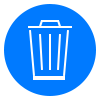
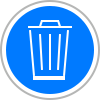
Layer changes from the first 100px x 100px image to the second:
added layer "Ellipse 1 Kopie" above "Ellipse 1" over [0, 0, 100, 100]
painted on "Ellipse 1" over [4, 4, 96, 96]
